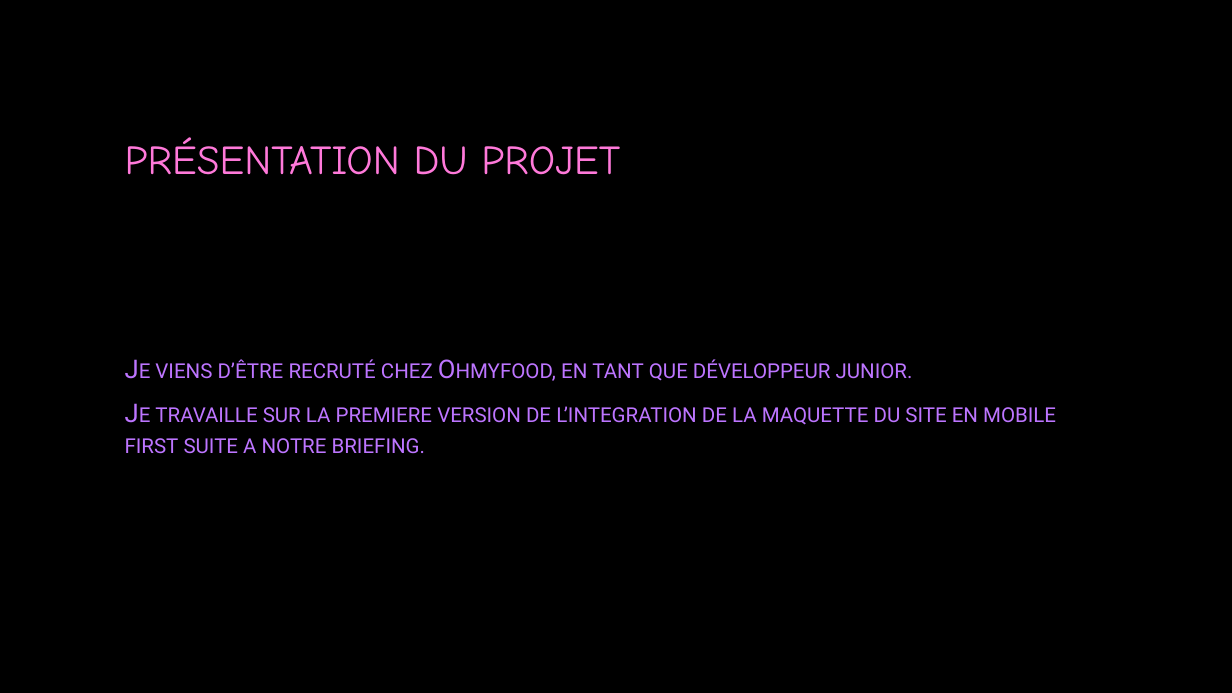
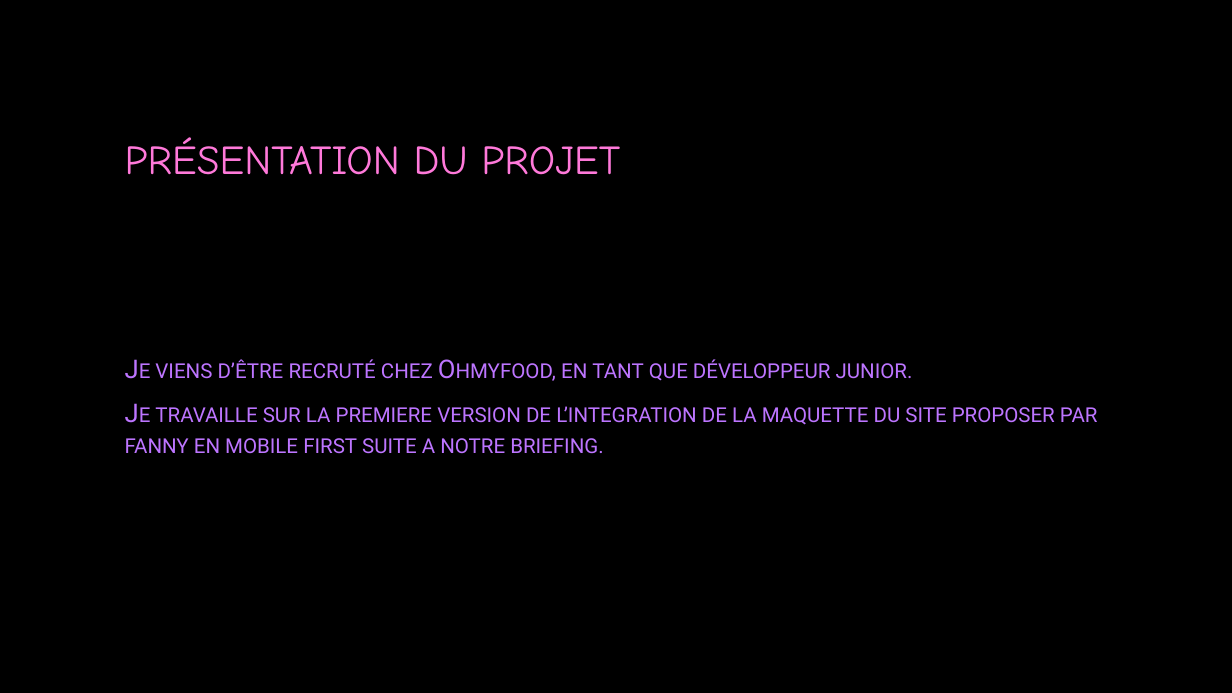
Before and after one commit to julescynamon/CYNAMONJules_3_19102021, a slide deck: slide 3 of PrésentationProjet 3.pptx. Drawn at 1232x693 pixels with LibreOffice and Linux fonts; fonts in the diff are those of the drawing; background and template pictures are left out. Boxes give left, top, right and bottom in pixels: in the first picture for what was removed or moved away, otherwise in the second. Text is boxed around its words. In the diff, an @@ line names an element or a change of style, - is before the commit and + after.

```diff
--- a/PrésentationProjet 3.pptx
+++ b/PrésentationProjet 3.pptx
@@ text at (125, 406, 1098, 454): text changed @@
-Je travaille sur la premiere version de l’integration de la maquette du site en mobile first suite a notre briefing.
+Je travaille sur la premiere version de l’integration de la maquette du site proposer par fanny en mobile first suite a notre briefing.
```
Also in this commit, not shown: 9 other files.
